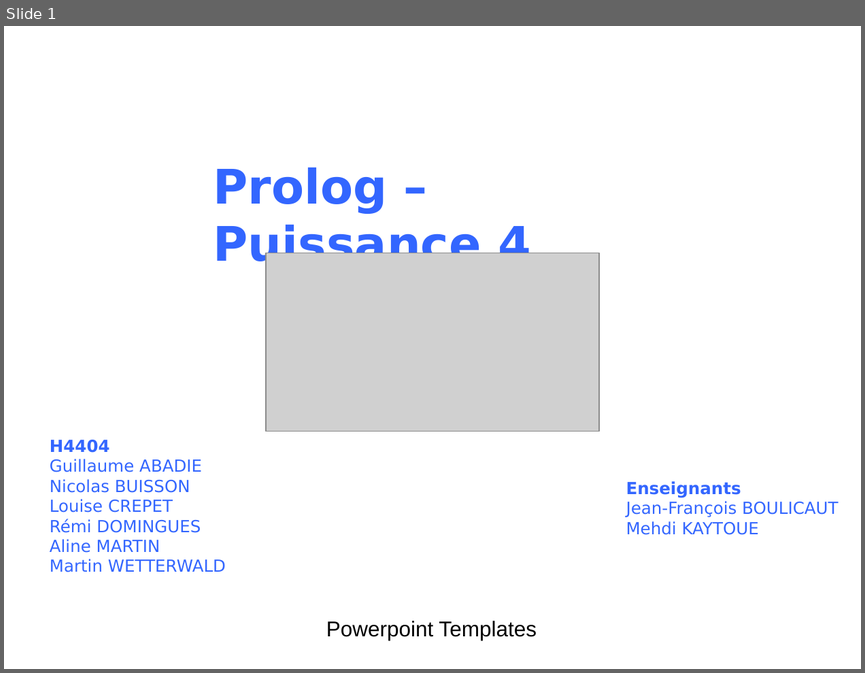
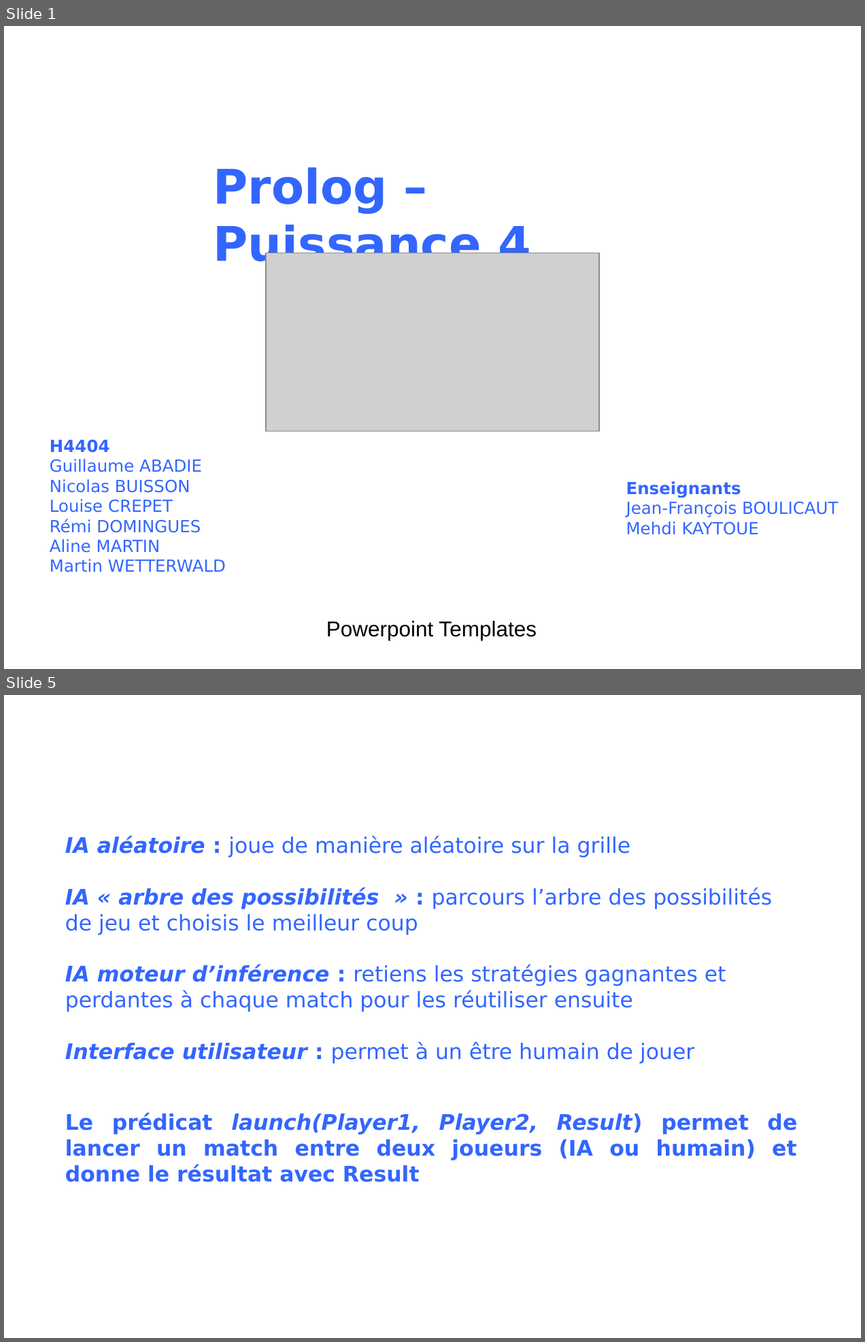
Before and after one commit to INSA-4IF-H4404-2013-2014/Connect-Four, a slide deck: presentation.ppt. Shown one above the other, each under a label of ours: slide 1 before the commit, slides 1 and 5 after it; the slides between them are not shown. The pictures are 865x673 and 865x1342 pixels, drawn with LibreOffice and Linux fonts; fonts in the diff are those of the drawing; grey boxes stand for pictures; background and template pictures are left out. Boxes give left, top, right and bottom in pixels: in the first picture for what was removed or moved away, otherwise in the second. Text is boxed around its words. In the diff, an @@ line names an element or a change of style, - is before the commit and + after.

```diff
--- a/presentation.ppt
+++ b/presentation.ppt
@@ slide 5 added at box(4, 695, 861, 1338), background picture (left out); not listed: 1 template element that a slide beside it also shows @@
@@ text added at box(41, 699, 191, 754), 32 pt, text #FFFFFF, bold @@
+Les IAs
@@ text added at box(65, 836, 772, 1064), 18 pt, text #3366FF @@
+IA aléatoire : joue de manière aléatoire sur la grille
+IA « arbre des possibilités » : parcours l’arbre des possibilités de jeu et choisis le meilleur coup
+IA moteur d’inférence : retiens les stratégies gagnantes et perdantes à chaque match pour les réutiliser ensuite
+Interface utilisateur : permet à un être humain de jouer
@@ text added at box(65, 1113, 797, 1182), 18 pt, text #3366FF, bold @@
+Le prédicat launch(Player1, Player2, Result) permet de lancer un match entre deux joueurs (IA ou humain) et donne le résultat avec Result
```
Also in this commit, not shown: 1 slide changed, 2 other slides added, 4 slides removed.
